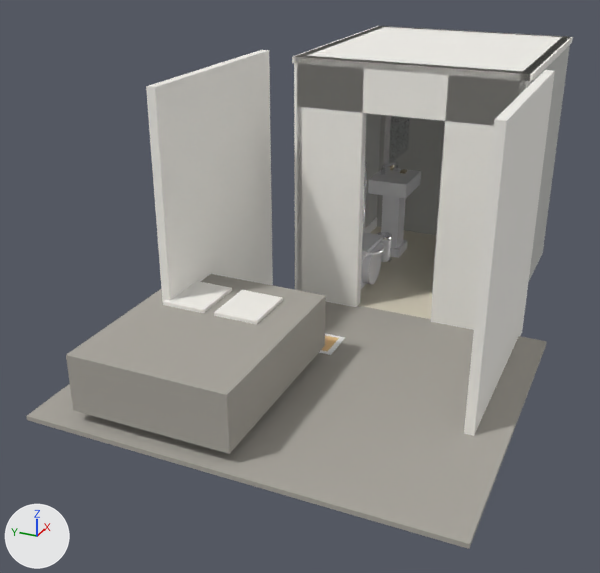
The Blender file blend/42899720.blend: old version first, new version second.
One viewpoint serves both versions: a 50 mm camera at (-7.25, -2.22, 3.72) aimed at (-0.81, 0.68, 0.5). Arrows for +X, +Y and +Z are at lower left; the lights stay in place. The first picture is the older version.

Objects in the first picture: 'BasinOuter', 'BathFloor', 'BedMattress', 'BedWallL', 'BedWallR', 'BinBody', 'BinLid', 'BinPedal', 'Carpet', 'Ceiling', 'MirrorFrame', 'MirrorGlass', 'Pedestal', 'PedestalBase', 'Pillow1', 'Pillow2', 'RailV2', 'WallBack', 'WallFrontL', 'WallFrontR', 'WallFrontTop', 'WallLeft_tile', 'WallRight' and 9 more.
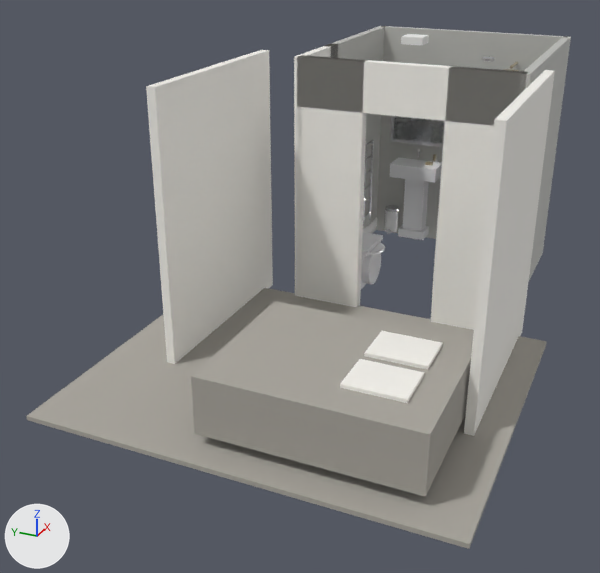
Pixel boxes (x1, y1, x2, y2) of what changed, in the pictures (600 x 573 px):
'BedMattress', moved, turned
    before: (66, 274, 326, 454)
    after: (191, 301, 473, 497)
'Ceiling', hidden
    before: (292, 26, 573, 82)
'BathFloor', hidden (pale yellow)
    before: (358, 226, 436, 319)
'Pillow2', moved, turned
    before: (214, 290, 283, 325)
    after: (340, 359, 424, 403)
'Pillow1', moved, turned
    before: (163, 281, 232, 313)
    after: (364, 331, 443, 370)
'Pedestal', moved, turned
    before: (381, 195, 406, 248)
    after: (403, 179, 429, 231)
'BasinOuter', moved, turned
    before: (368, 167, 421, 198)
    after: (390, 157, 441, 183)
'MirrorFrame', moved, turned
    before: (384, 115, 410, 165)
    after: (391, 116, 444, 147)
'MirrorGlass', moved, turned
    before: (390, 116, 408, 159)
    after: (393, 116, 444, 144)
'PedestalBase', moved, turned
    before: (390, 240, 407, 258)
    after: (398, 225, 429, 240)
'BinBody', moved, turned
    before: (381, 239, 391, 262)
    after: (385, 210, 398, 232)
'RailV2', moved, turned
    before: (363, 163, 366, 232)
    after: (368, 141, 373, 220)
'BinLid', moved, turned
    before: (377, 232, 392, 240)
    after: (385, 205, 399, 212)
'BinPedal', turned
    before: (388, 257, 392, 262)
    after: (386, 229, 391, 234)

The change in detail:
Object 'BathFloor' (ob_bathfloor) is now hidden.
Object 'Ceiling' (ob_ceiling) is now hidden.
Object 'RailV2' (ob_railv2) moves from (1.0, 0.72, 0.7) to (1.94, 0.98, 0.7).
Object 'RailV2' (ob_railv2) turns from (0, 0, 0) to (0, 0, 90) degrees about x, y and z.
Object 'BasinOuter' (ob_basinouter) moves from (1.55, 0.55, 0.85) to (2.19, 0.47, 0.85).
Object 'BasinOuter' (ob_basinouter) turns from (0, 0, 0) to (0, 0, -90) degrees about x, y and z.
Object 'Pedestal' (ob_pedestal) moves from (1.55, 0.55, 0.4) to (2.19, 0.47, 0.4).
Object 'Pedestal' (ob_pedestal) turns from (0, 0, 0) to (0, 0, -90) degrees about x, y and z.
Object 'PedestalBase' (ob_pedestalbase) moves from (1.55, 0.55, 0.05) to (2.19, 0.47, 0.05).
Object 'PedestalBase' (ob_pedestalbase) turns from (0, 0, 0) to (0, 0, -90) degrees about x, y and z.
Object 'MirrorFrame' (ob_mirrorframe) moves from (1.55, 0.55, 1.55) to (2.19, 0.47, 1.55).
Object 'MirrorFrame' (ob_mirrorframe) turns from (0, 0, 0) to (0, 0, -90) degrees about x, y and z.
Object 'MirrorGlass' (ob_mirrorglass) moves from (1.55, 0.53, 1.55) to (2.17, 0.47, 1.55).
Object 'MirrorGlass' (ob_mirrorglass) turns from (0, 0, 0) to (0, 0, -90) degrees about x, y and z.
Object 'BinBody' (ob_binbody) moves from (1.25, 0.55, 0.15) to (2.19, 0.77, 0.15).
Object 'BinBody' (ob_binbody) turns from (0, 0, 0) to (0, 0, -90) degrees about x, y and z.
Object 'BinLid' (ob_binlid) moves from (1.25, 0.55, 0.3) to (2.19, 0.77, 0.3).
Object 'BinLid' (ob_binlid) turns from (0, 0, 0) to (0, 0, -90) degrees about x, y and z.
Object 'BinPedal' (ob_binpedal) turns from (90, 0, 0) to (90, 0, -90) degrees about x, y and z.
Object 'BedMattress' (ob_bedmattress) moves from (-2.0, 1.0, 0.35) to (-2.08, -0.24, 0.35).
Object 'BedMattress' (ob_bedmattress) turns from (0, 0, 0) to (0, 0, -90) degrees about x, y and z.
Object 'Pillow1' (ob_pillow1) moves from (-1.6, 1.3, 0.55) to (-1.78, -0.64, 0.55).
Object 'Pillow1' (ob_pillow1) turns from (0, 0, 0) to (0, 0, -90) degrees about x, y and z.
Object 'Pillow2' (ob_pillow2) moves from (-1.6, 0.8, 0.55) to (-2.28, -0.64, 0.55).
Object 'Pillow2' (ob_pillow2) turns from (0, 0, 0) to (0, 0, -90) degrees about x, y and z.
